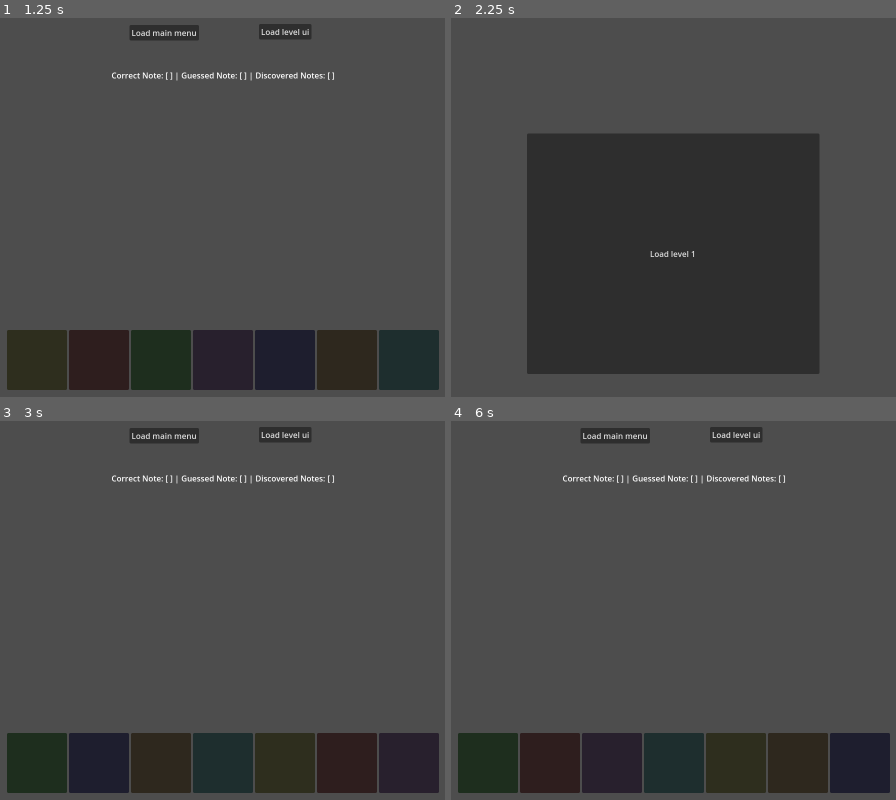
Above: before the commit, frames 1-4 (two rows, left to right).
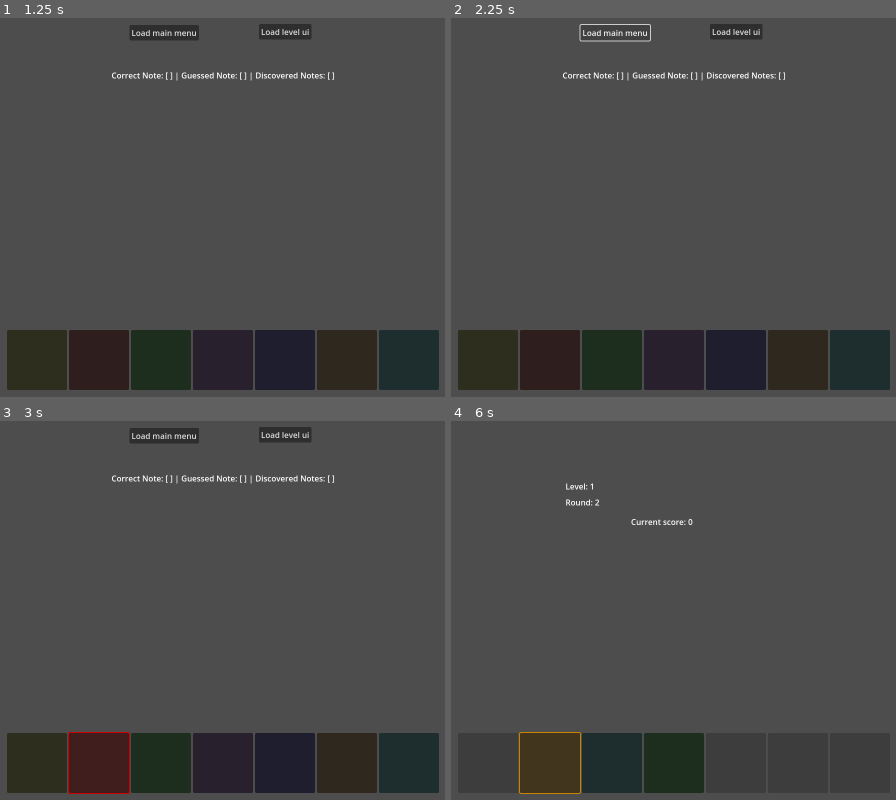
Above: after the commit, the same moments.

Repository: nenomancer/chromatone
Game: Godot game, scene res://main/main.tscn
Two runs of this game, one before a commit and one after it. Both use one fixed random seed, a clock stepped at 60 frames per second and the inputs below. The project has no main scene, so this scene is started directly.
Inputs (mouse positions are in pixels of both pictures, inside the frame that each line leads up to; where the layout moved, square brackets give the same spot in the first picture):
- Up to frame 1 (1.25 s): click "Load level 1" at 0.5 s
- Up to frame 2 (2.25 s): click (486, 359) at 1.27 s; click "Load main menu" at 2 s
- Up to frame 3 (3 s): click (97, 762) at 2.77 s
- Up to frame 4 (6 s): click (548, 762) at 3.52 s; click "Load level ui" at 4.25 s; click (486, 762) [633, 599] at 5 s; click (548, 762) at 5.77 s

Frame 1 is identical in both runs. In frame 2, 43% of the frame differs, in the area x 1-99%, y 1-99%; in frame 3, 2.3%; in frame 4, 10%.
Error before the commit: Trying to return value of type "Nil" from a function whose return type is "String". (res://game_manager.gd:47)
Error after the commit: Invalid access to property or key '<null>' on a base object of type 'Dictionary'. (res://game_manager.gd:39)

Commit message:
bugfixes, rounds and levels, refactor

Diff:
--- a/buttons_ui/buttons_ui.gd
+++ b/buttons_ui/buttons_ui.gd
@@ -27,7 +27,7 @@
 
 func on_button_pressed(button):
 	emit_signal("note_selected", button.get_meta("note"))
-	disable_buttons()
+	#disable_buttons()
 
 func assign_color_to_buttons(condition: Callable):
 	var note_list = color_note_pairs.keys() # Get notes
@@ -37,6 +37,7 @@
 		var button = buttons[i]
 		var note = note_list[i]
 		var color = color_note_pairs[note]["color"]
+		#button.text = note # For debugging
 		if condition.call(note, i):
 			button.modulate = color
 			button.set_meta("note", note)
--- a/game_manager.gd
+++ b/game_manager.gd
@@ -3,9 +3,10 @@
 var available_notes = ["C", "D", "E", "F", "G", "A", "B"]
 var available_colors = [Color.RED, Color.GREEN, Color.BLUE, Color.YELLOW, Color.PURPLE, Color.ORANGE, Color.CYAN]
 
-var discovered_notes = []
+var discovered_notes = ["A", "B", "C"]
 var current_round: int = 1
-var current_level: int = 0
+var current_level: int = 1
+var current_score: int = 0
 
 var color_note_pairs = {}
 var current_note: String
@@ -38,19 +39,24 @@
 		_note_audio_player.stream = _note_sound_map[note]
 		_note_audio_player.play()
 
-func get_random_note(_all_notes: bool = false) -> String:
-	print("getting random note...")
-	print("discovered notes: " + var_to_str(discovered_notes))
+
+func get_random_note2(_all_notes: bool = false) -> String:
 	if (_all_notes):
 		return available_notes.pick_random()
 
 	return discovered_notes.pick_random()
+
+func get_random_note(_note_array) -> String:
+	return _note_array.pick_random()
 
 func add_discovered_note(note: String):
 	discovered_notes.append(note)
 
 func get_discovered_notes() -> Array:
 	return discovered_notes
+
+func get_undiscovered_notes() -> Array:
+	return available_notes.filter(func(element): return not discovered_notes.has(element))
 
 func set_round(new_round: int):
 	current_round = new_round
@@ -84,3 +90,20 @@
 			"color": color,
 			"sound": _note_sound_map[note]
 		}
+
+func get_melody():
+	var melody: Array
+	var previous_note: String = ""
+	for i in range(discovered_notes.size()):
+		var note = discovered_notes.pick_random()
+		while (note == previous_note):
+			note = discovered_notes.pick_random()
+		previous_note = note
+		melody.append(note)
+	return melody
+
+func get_score() -> int:
+	return current_score
+
+func set_score(new_score: int):
+	current_score = new_score
--- a/levels_ui/levels_ui.gd
+++ b/levels_ui/levels_ui.gd
@@ -4,26 +4,66 @@
 
 var _current_round = GameManager.get_round()
 var _current_level = GameManager.get_level()
-var _correct_note: String
+#var _correct_note: String
+var _correct_melody: Array
+var _player_melody: Array
+var i: int
+
+
+var guesses: int = 0
+var buttons_ui
+var temp_score: int = 0
+var _melody_stepsize = 1
 
 func _ready():
-	_correct_note = GameManager.get_random_note()
 
-	var buttons_ui = load("res://buttons_ui/buttons_ui.tscn").instantiate()
-	$UI.add_child(buttons_ui)
-	buttons_ui.assign_color_to_buttons(func(note, i): return note in GameManager.get_discovered_notes())
-	buttons_ui.note_selected.connect(on_level_guess)
+
+
+	$ScoreLabel.text = "Current score: " + var_to_str(GameManager.get_score())
+	$LevelLabel.text = "Level: " + var_to_str(_current_level)
+	$RoundLabel.text = "Round: " + var_to_str(_current_round)
+
+	if (_current_round == 3):
+		#var available = GameManager.available_notes
+		#var discovered = GameManager.discovered_notes
+		#available.filter(func(element): return not discovered.has(element))
+		var random_note = GameManager.get_random_note(GameManager.get_undiscovered_notes())
+		GameManager.add_discovered_note(random_note)
+	i = 0 # ???
+
+	get_melody()
+	load_buttons()
+
+
+
+	await get_tree().create_timer(1).timeout
+	play_melody()
+
+	buttons_ui.assign_color_to_buttons(func(note, _i): return note in GameManager.get_discovered_notes())
 
 func on_level_guess(note):
 	GameManager.play_note(note)
-	if (note == _correct_note):
+	_player_melody.append(note)
+
+	print(note)
+
+	if note == _correct_melody[i]:
 		print("CORRECT!")
+		temp_score += 10
 	else:
-		print("Incorrect!")
-	print("guessed note: ", note, ' correct note was: ', _correct_note)
-	$InfoLabel.text = "Current round: " + var_to_str(GameManager.get_round()) + " Current Level: " + var_to_str(GameManager.get_level())
+		temp_score -= 5
+	i += 1
+	print("TEMPSCORE: ")
+	print(temp_score)
+	if (i < _correct_melody.size()):
+		return
+
+	buttons_ui.disable_buttons()
+	GameManager.set_score(temp_score)
+	$ScoreLabel.text = "Current score: " + var_to_str(GameManager.get_score())
 
 	await get_tree().create_timer(2).timeout
+	# Maybe create a function for next round instead of loading this scene again
 	if (_current_round < 5):
 		GameManager.set_round(_current_round + 1)
 	else:
@@ -33,12 +73,17 @@
 	get_tree().change_scene_to_file(GameManager.LEVELS_UI)
 
 
+func get_melody():
+	_correct_melody = GameManager.get_melody()
+	print("Correct melody... ")
+	print(_correct_melody)
 
-func _on_button_pressed() -> void:
-	GameManager.set_round(GameManager.get_round() + 1)
-	get_tree().change_scene_to_file(GameManager.MAIN)
+func play_melody():
+	for index in range(_correct_melody.size()):
+		GameManager.play_note(_correct_melody[index])
+		await get_tree().create_timer(_melody_stepsize).timeout
 
-
-func _on_button_2_pressed() -> void:
-	GameManager.set_round(GameManager.get_round() + 1)
-	get_tree().change_scene_to_file(GameManager.WARMUP_UI)
+func load_buttons():
+	buttons_ui = load("res://buttons_ui/buttons_ui.tscn").instantiate()
+	$UI.add_child(buttons_ui)
+	buttons_ui.note_selected.connect(on_level_guess)
--- a/levels_ui/levels_ui.tscn
+++ b/levels_ui/levels_ui.tscn
@@ -14,17 +14,25 @@
 [node name="ScoreLabel" type="Label" parent="."]
 layout_mode = 0
 offset_left = 454.0
-offset_top = 274.0
+offset_top = 306.0
 offset_right = 578.0
-offset_bottom = 297.0
+offset_bottom = 329.0
 text = "This is the score"
 
-[node name="InfoLabel" type="Label" parent="."]
+[node name="LevelLabel" type="Label" parent="."]
 layout_mode = 0
 offset_left = 323.0
 offset_top = 235.0
 offset_right = 670.0
 offset_bottom = 258.0
+text = "This is information, currently in progreesssss"
+
+[node name="RoundLabel" type="Label" parent="."]
+layout_mode = 0
+offset_left = 323.0
+offset_top = 267.0
+offset_right = 670.0
+offset_bottom = 290.0
 text = "This is information, currently in progreesssss"
 
 [node name="UI" type="Control" parent="."]
@@ -34,20 +42,3 @@
 anchor_bottom = 1.0
 grow_horizontal = 2
 grow_vertical = 2
-
-[node name="Button" type="Button" parent="."]
-offset_left = 413.0
-offset_top = 457.0
-offset_right = 509.0
-offset_bottom = 488.0
-text = "Main menu"
-
-[node name="Button2" type="Button" parent="."]
-offset_left = 570.0
-offset_top = 457.0
-offset_right = 685.0
-offset_bottom = 488.0
-text = "Warmup level"
-
-[connection signal="pressed" from="Button" to="." method="_on_button_pressed"]
-[connection signal="pressed" from="Button2" to="." method="_on_button_2_pressed"]
--- a/warmup_ui/warmup_ui.gd
+++ b/warmup_ui/warmup_ui.gd
@@ -5,13 +5,17 @@
 
 
 func _ready():
-	_correct_note = GameManager.get_random_note(true) # Generate correct note
 
 	var buttons_ui = load("res://buttons_ui/buttons_ui.tscn").instantiate()
 	$UI.add_child(buttons_ui)
 
 	buttons_ui.note_selected.connect(on_warmup_guess)
 	buttons_ui.assign_color_to_buttons(func(note, i): return i < GameManager.available_notes.size())
+
+	# Get remaining notes here perhaps?
+	_correct_note = GameManager.get_random_note(GameManager.get_undiscovered_notes()) # Generate correct note
+	await get_tree().create_timer(1).timeout
+	GameManager.play_note(_correct_note)
 
 func on_warmup_guess(note):
 	print("warmup note is: ", note)
@@ -36,11 +40,5 @@
 		get_tree().change_scene_to_file(GameManager.LEVELS_UI)
 
 
-
-
-
-func _on_button_pressed() -> void:
-	get_tree().change_scene_to_file(GameManager.MAIN)
-
 func _on_button_2_pressed() -> void:
 	get_tree().change_scene_to_file(GameManager.LEVELS_UI)
